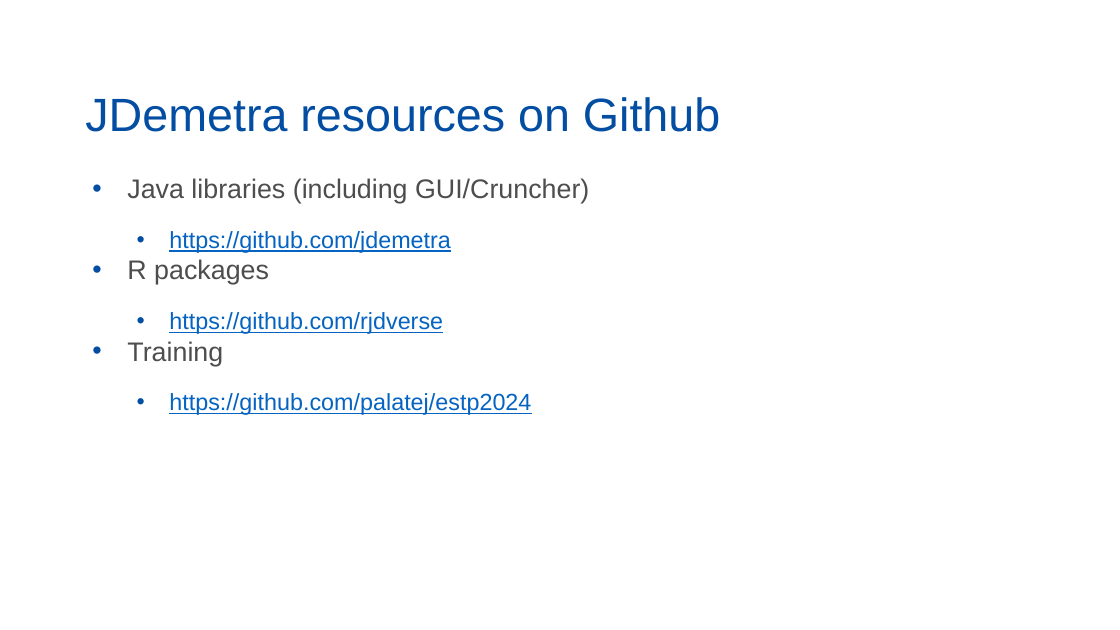
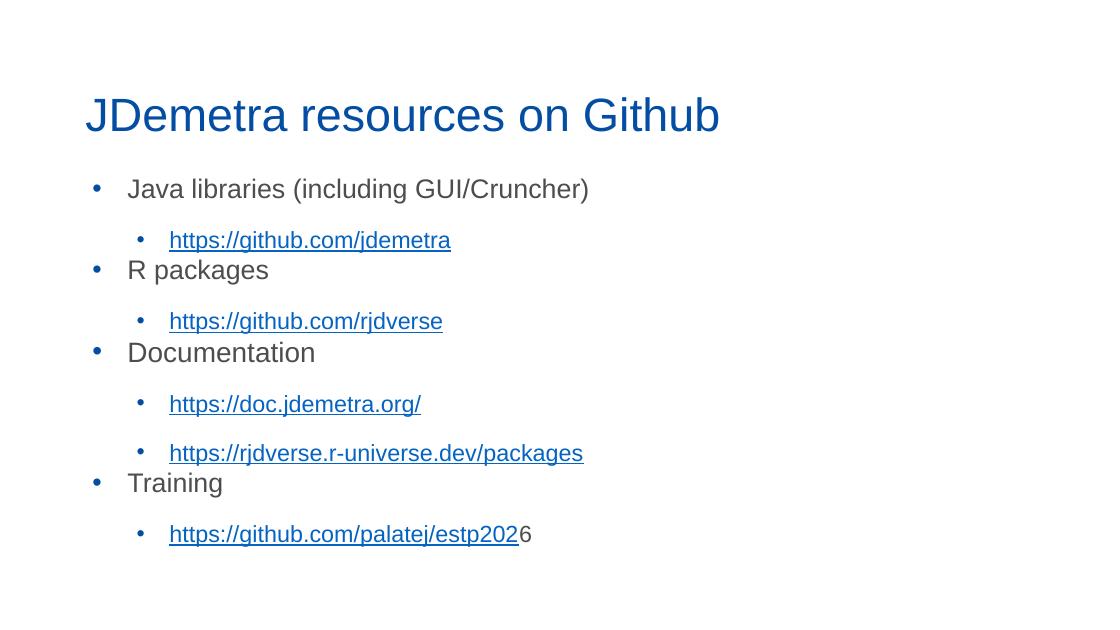
Before and after one commit to palatej/ESTP2026, a slide deck: slide 9 of 1.4 JD+ on Github.pptx. Drawn at 1120x630 pixels with LibreOffice and Linux fonts; fonts in the diff are those of the drawing. Boxes give left, top, right and bottom in pixels: in the first picture for what was removed or moved away, otherwise in the second. Text is boxed around its words. In the diff, an @@ line names an element or a change of style, - is before the commit and + after.

```diff
--- a/1.4 JD+ on Github.pptx
+++ b/1.4 JD+ on Github.pptx
@@ text at <box>127,341,583,466</box>: paragraphs added @@
+• Documentation
+  • https://doc.jdemetra.org/
+  • https://rjdverse.r-universe.dev/packages
@@ text at <box>169,525,532,547</box>: text changed @@
-  • https://github.com/palatej/estp2024
+  • https://github.com/palatej/estp2026
```
Also in this commit, not shown: 1 other slide changed, 1 slide removed, 5 other files.
